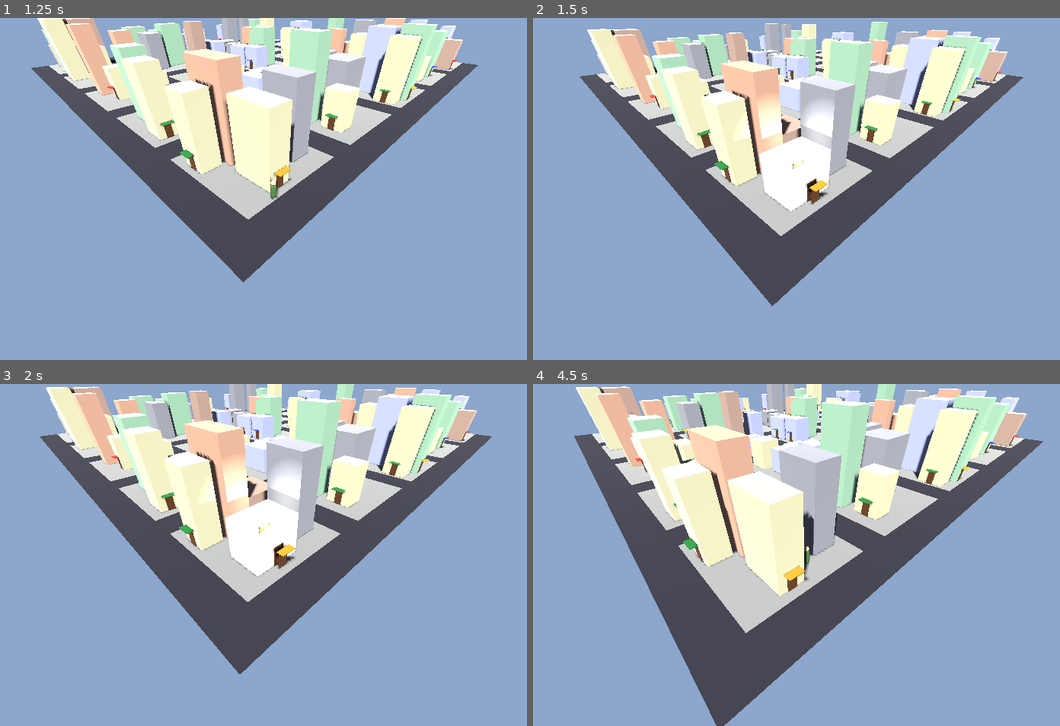
Above: before the commit, frames 1-4 (two rows, left to right).
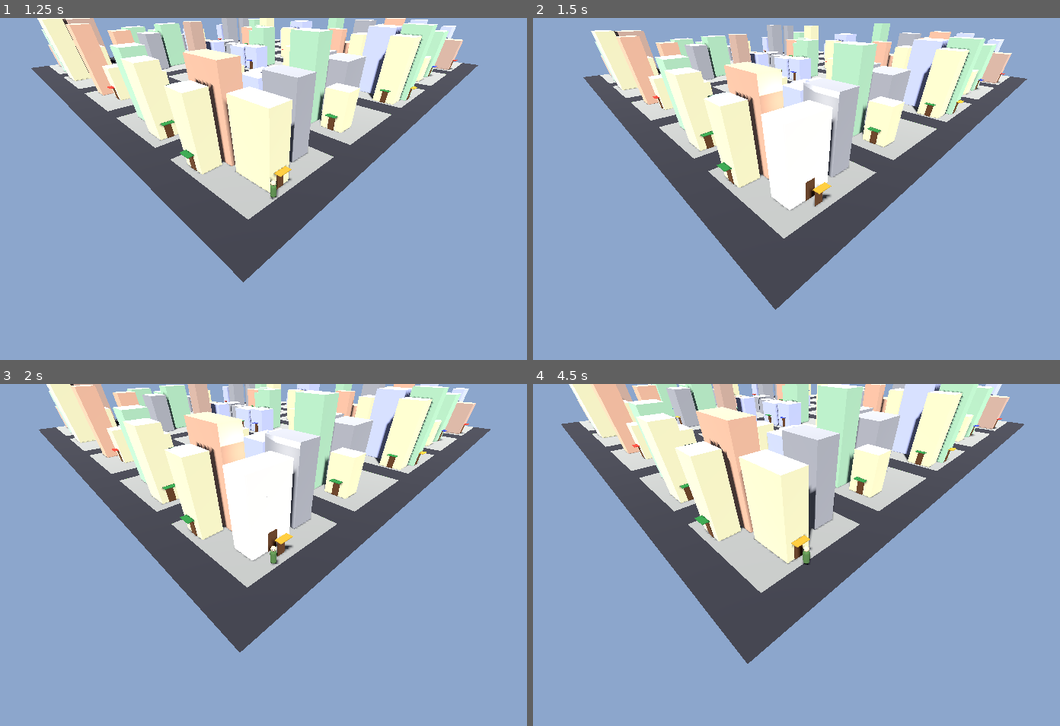
Above: after the commit, the same moments.

Repository: shaoqian2001/vibe-zombie
Game: Godot game, scene res://scenes/Main.tscn
Same seed, same stepped clock (60 frames per second), same inputs: the game is played once before the commit and once after it.
Inputs:
- Up to frame 1 (1.25 s): hold D (move_right) from 0.53 s (still down)
- Up to frame 2 (1.5 s): release D (move_right) at 1.28 s; hold S (move_backward) from 1.28 s (still down)
- Up to frame 3 (2 s): keep holding S (move_backward)
- Up to frame 4 (4.5 s): release S (move_backward) at 2.03 s; hold D (move_right) 2.03-2.78 s; hold W (move_forward) 2.78-3.53 s; hold A (move_left) from 3.53 s (still down)

Frame 1 is identical in both runs. In frame 2, 9.9% of the frame differs, in the area x 8-94%, y 1-86%; in frame 3, 20%; in frame 4, 37%, in the area x 5-97%, y 0-100%.

Commit message:
fix: use exact exterior dimensions for interior to prevent shape mismatch
Removed dimension clamping (maxf/clampf) in building_interior.gd so the
interior walls match the exterior box exactly. Also fixed player spawn
position to use actual depth instead of clamped value.

Diff:
--- a/scripts/building_interior.gd
+++ b/scripts/building_interior.gd
@@ -35,9 +35,9 @@
 func setup(type: BuildingType, w: float, d: float, h: float,
 		building_center: Vector3, entrance_facing: Vector3) -> void:
 	building_type = type
-	interior_width = maxf(w, 4.0)
-	interior_depth = maxf(d, 4.0)
-	interior_height = clampf(h, 3.5, 4.5)  # cap height for indoor coziness
+	interior_width = w
+	interior_depth = d
+	interior_height = h
 
 	# Position at building centre (ground level)
 	global_position = building_center
--- a/scripts/main.gd
+++ b/scripts/main.gd
@@ -163,7 +163,7 @@
 	# Move player just inside the entrance (small step inward from door)
 	# The entrance is on the +Z side of the interior (in local space).
 	# Inward = -Z in local space. Transform to world space.
-	var inward_local := Vector3(0.0, 0.0, maxf(binfo.depth, 4.0) * 0.35)
+	var inward_local := Vector3(0.0, 0.0, binfo.depth * 0.35)
 	var inward_world := _current_interior.global_transform * inward_local
 	player.global_position = Vector3(inward_world.x, 0.1, inward_world.z)
 	player.velocity = Vector3.ZERO
